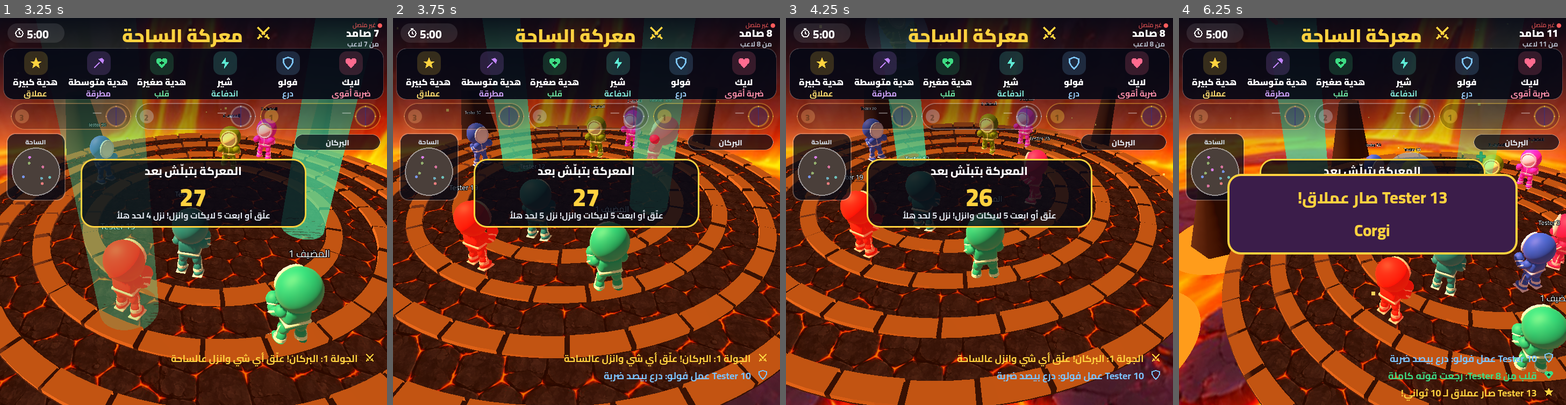
Above: before the commit, frames 1-4 (left to right).
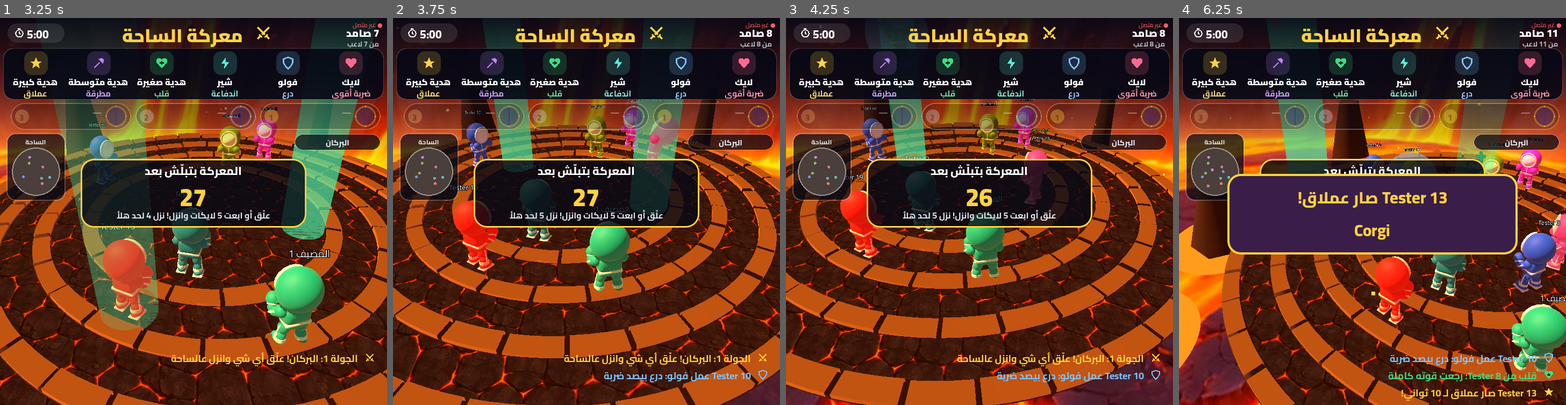
Above: after the commit, the same moments.

Repository: karmontal/TiktokLiveInteractiveGames
Game: Godot game, scene res://main.tscn
Same seed, same stepped clock (60 frames per second), same inputs: the game is played once before the commit and once after it.
Inputs:
- Up to frame 1 (3.25 s): tap Enter at 0.5 s; tap 1 at 0.6 s; tap 2 at 1.35 s; tap 3 at 2.1 s; tap 4 at 2.85 s
- Up to frame 2 (3.75 s): tap 5 at 3.6 s
- Up to frame 3 (4.25 s): no input
- Up to frame 4 (6.25 s): tap 6 at 4.35 s; tap 7 at 5.1 s; tap 8 at 5.85 s

Frame 1 is identical in both runs. In frame 2, 0.2% of the frame differs, in the area x 65-74%, y 28-37%; in frame 3, 0.1%; in frame 4, 0.3%, in the area x 95-100%, y 50-65%.

Commit message:
Arena: bots hit soft and never power up; likes hit harder and last longer
- Bots punch at half strength and fly 1.4x farther when a viewer hits them
  (one viewer with no likes beats the three bots in 39 of 40 simulated rounds)
- Likes: +5% each up to +150%, fading over about a minute instead of seconds
- "قوة +X%" over a powered-up fighter, so likes are visible

Co-Authored-By: Claude Opus 5.5 <noreply@anthropic.com>
Claude-Session: https://claude.ai/code/session_01L5YMXCLcX7kP3uhRqy9Vf3

Diff:
--- a/arena/ArenaGame.gd
+++ b/arena/ArenaGame.gd
@@ -258,6 +258,7 @@
 		v["shield"].visible = false
 		v["hammer"].visible = false
 		v["dmg"].text = ""
+		v["power"].text = ""
 		v["label"].visible = false
 		v["ap"].play("cheer")
 	var top: Array = fx["top"]
@@ -324,8 +325,11 @@
 
 	var label := _label3d(_name(user), 40, Vector3(0, 2.45, 0))
 	root.add_child(label)
-	var dmg := _label3d("", 34, Vector3(0, 2.2, 0))
+	var dmg := _label3d("", 34, Vector3(0, 2.2, 0))       # damage taken: the higher, the farther they fly
 	root.add_child(dmg)
+	var power := _label3d("", 34, Vector3(0, 2.72, 0))      # like power: how much harder they hit
+	power.modulate = GOLD
+	root.add_child(power)
 
 	var shield := MeshInstance3D.new()
 	var sphere := SphereMesh.new()
@@ -345,7 +349,7 @@
 	hand.add_child(hammer)
 	hammer.visible = false
 
-	_views[uid] = {"root": root, "ap": ap, "suit": suit, "face": face, "label": label, "dmg": dmg,
+	_views[uid] = {"root": root, "ap": ap, "suit": suit, "face": face, "label": label, "dmg": dmg, "power": power,
 			"shield": shield, "hammer": hammer, "lock": 0.0, "last": Vector2.INF, "out": false,
 			"out_vel": Vector3.ZERO, "out_t": 0.0, "winner": false}
 	ap.play("fall" if drop else "idle")
@@ -428,6 +432,8 @@
 		var d: int = roundi(f["damage"])
 		v["dmg"].text = "%d%%" % d if d > 0 else ""
 		v["dmg"].modulate = Color.WHITE.lerp(Color("#ff4d4d"), clampf(d / 120.0, 0.0, 1.0))
+		var p: int = roundi(f["power"] * 100.0)
+		v["power"].text = "قوة +%d%%" % p if p >= 5 else ""
 		v["lock"] = maxf(0.0, v["lock"] - delta)
 		var moved: float = pos.distance_to(v["last"]) / maxf(delta, 0.001) if v["last"] != Vector2.INF else 0.0
 		v["last"] = pos
@@ -475,6 +481,7 @@
 	v["out_vel"] = Vector3(push.x, 6.0, push.y)
 	v["ap"].play("fall")
 	v["dmg"].text = ""
+	v["power"].text = ""
 	_burst(v["root"].position + Vector3(0, 2.8, 0), "خارج!", Color("#ff5c5c"))
 
 
--- a/arena/logic/ArenaLogic.gd
+++ b/arena/logic/ArenaLogic.gd
@@ -20,6 +20,8 @@
 var warn_s := 10.0
 var max_fighters := 40
 var bot_count := 3                      # house fighters named after the host, every round
+var bot_punch := 0.5                    # bots hit half as hard (knockback and damage)
+var bot_knock := 1.4                    # and fly farther when a viewer hits them
 var join_likes := 5                     # likes it takes to drop in (any comment, follow, share or gift: at once)
 var recent_s := 600.0                   # who is brought back for the next round
 # Fighting
@@ -34,9 +36,9 @@
 var friction := 4.5
 var ko_credit_s := 4.0
 # Interactions
-var like_power := 0.02                  # per like: +2% knockback, up to max_power
-var max_power := 1.0
-var power_decay := 0.1                  # per second
+var like_power := 0.05                  # per like: +5% knockback, up to max_power
+var max_power := 1.5                    # 30 likes: punches knock 2.5x as far
+var power_decay := 0.03                 # per second: a full charge lasts close to a minute
 var dash_speed := 13.0
 var dash_s := 0.45
 var dash_mult := 1.6
@@ -304,11 +306,16 @@
 		out.append({"kind": "shield_break", "user": t["user"], "by": a["user"]})
 		return
 	var mult: float = (1.0 + a["power"]) * extra
+	var by_bot := is_bot(str(a["user"]["id"]))
+	if by_bot:
+		mult *= bot_punch
+	elif is_bot(str(t["user"]["id"])):
+		mult *= bot_knock
 	if a["hammer"] > 0.0:
 		mult *= hammer_mult
 	if a["giant"] > 0.0:
 		mult *= giant_mult
-	t["damage"] += punch_damage * (1.5 if a["hammer"] > 0.0 or a["giant"] > 0.0 else 1.0)
+	t["damage"] += punch_damage * (1.5 if a["hammer"] > 0.0 or a["giant"] > 0.0 else 1.0) * (bot_punch if by_bot else 1.0)
 	var push: float = (knock_base + t["damage"] * knock_per_damage) * mult
 	if t["giant"] > 0.0:
 		push *= giant_resist
--- a/arena/tests/run_tests.gd
+++ b/arena/tests/run_tests.gd
@@ -89,7 +89,7 @@
 	check(is_equal_approx(a.fighters["1"]["power"], a.max_power), "capped")
 	var out: Array[Dictionary] = []
 	a._punch(a.fighters["1"], a.fighters["2"], 1.0, out)
-	check(is_equal_approx(out[0]["push"], (a.knock_base + a.punch_damage * a.knock_per_damage) * 2.0), "double knockback")
+	check(is_equal_approx(out[0]["push"], (a.knock_base + a.punch_damage * a.knock_per_damage) * (1.0 + a.max_power)), "full charge knockback")
 	a.fighters["1"]["pos"] = Vector2(-5, 0)
 	a.tick(3.0)
 	check(a.fighters["1"]["power"] < a.max_power, "power fades")
@@ -363,3 +363,21 @@
 	var out := a.handle({"type": "like", "user": u("1"), "count": 3})
 	check(kinds(out) == ["joined", "power"] and is_equal_approx(a.fighters["1"]["power"], 5 * a.like_power), "the fifth like drops in, with all five")
 	check(kinds(a.handle({"type": "comment", "user": u("2"), "text": "مرحبا"})) == ["joined"], "any comment drops in at once")
+
+
+func test_bots_hit_soft_and_fly_far() -> void:
+	var a := ArenaLogic.new()
+	a.rng.seed = 3
+	a.set_host("host")
+	a.start()
+	a.begin_fight()
+	a.handle({"type": "comment", "text": "يلا", "user": u("1")})
+	var me: Dictionary = a.fighters["1"]
+	var bot: Dictionary = a.fighters["bot:1"]
+	var out: Array[Dictionary] = []
+	a._punch(me, bot, 1.0, out)
+	a._punch(bot, me, 1.0, out)
+	check(out[0]["push"] > out[1]["push"] * 2.5, "a viewer knocks a bot much farther than the other way")
+	check(me["damage"] < bot["damage"], "and takes less damage")
+	a.handle({"type": "like", "user": {"id": "bot:1", "name": "x"}, "count": 50})
+	check(bot["power"] == 0.0, "bots never power up")
Not shown, changed: arena/README.md
